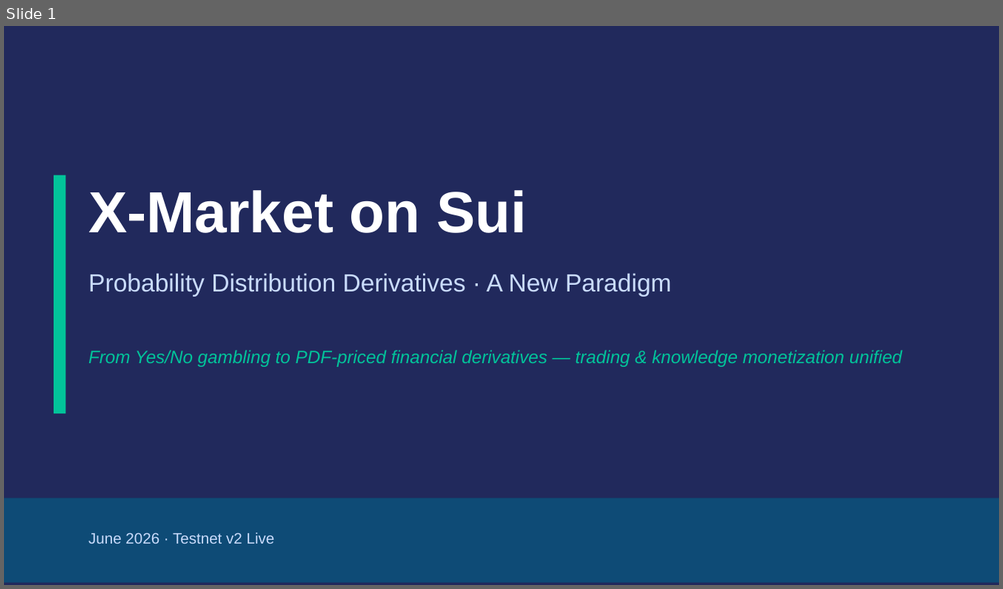
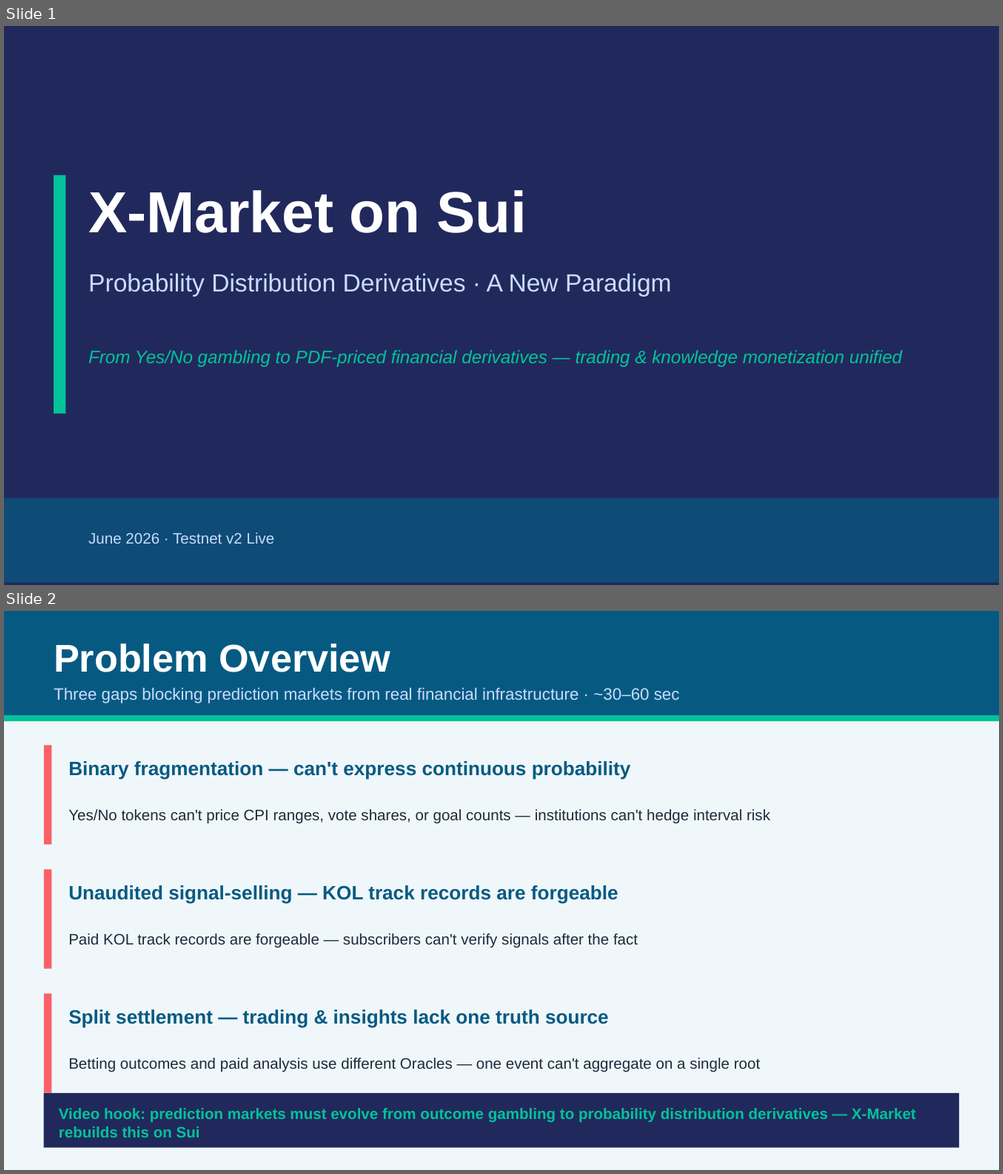
Before and after one commit to bamaao/x-market, a slide deck: docs/presentations/X-Market-Sui-Overview.en.pptx. Shown one above the other, each under a label of ours: slide 1 before the commit, slides 1 and 2 after it. The pictures are 1003x589 and 1003x1174 pixels, drawn with LibreOffice and Linux fonts; fonts in the diff are those of the drawing. Boxes give left, top, right and bottom in pixels: in the first picture for what was removed or moved away, otherwise in the second. Text is boxed around its words. In the diff, an @@ line names an element or a change of style, - is before the commit and + after.

```diff
--- a/docs/presentations/X-Market-Sui-Overview.en.pptx
+++ b/docs/presentations/X-Market-Sui-Overview.en.pptx
@@ slide 2 added at box(4, 611, 999, 1170), background #F0F7FA @@
@@ rectangle added at box(4, 611, 999, 715), fill #065A82 @@
@@ text added at box(54, 644, 390, 672), 28 pt, text #FFFFFF, bold @@
+Problem Overview
@@ text added at box(54, 687, 680, 703), 12 pt, text #CADCFC @@
+Three gaps blocking prediction markets from real financial infrastructure · ~30–60 sec
@@ rectangle added at box(4, 715, 999, 721), fill #02C39A @@
@@ rectangle added at box(44, 745, 52, 845), fill #F96167 @@
@@ text added at box(68, 761, 631, 779), 14 pt, text #065A82, bold @@
+Binary fragmentation — can't express continuous probability
@@ text added at box(68, 809, 770, 823), 11 pt, text #1E293B @@
+Yes/No tokens can't price CPI ranges, vote shares, or goal counts — institutions can't hedge interval risk
@@ rectangle added at box(44, 869, 52, 969), fill #F96167 @@
@@ text added at box(68, 886, 618, 903), 14 pt, text #065A82, bold @@
+Unaudited signal-selling — KOL track records are forgeable
@@ text added at box(68, 934, 637, 948), 11 pt, text #1E293B @@
+Paid KOL track records are forgeable — subscribers can't verify signals after the fact
@@ rectangle added at box(44, 994, 52, 1093), fill #F96167 @@
@@ text added at box(68, 1010, 609, 1028), 14 pt, text #065A82, bold @@
+Split settlement — trading & insights lack one truth source
@@ text added at box(68, 1058, 760, 1072), 11 pt, text #1E293B @@
+Betting outcomes and paid analysis use different Oracles — one event can't aggregate on a single root
@@ rectangle added at box(44, 1093, 959, 1148), fill #21295C @@
@@ text added at box(59, 1108, 916, 1138), 11 pt, text #02C39A, bold @@
+Video hook: prediction markets must evolve from outcome gambling to probability distribution derivatives — X-Market rebuilds this on Sui
```
Also in this commit, not shown: 1 slide changed, 1 other slide added, 18 other files.
